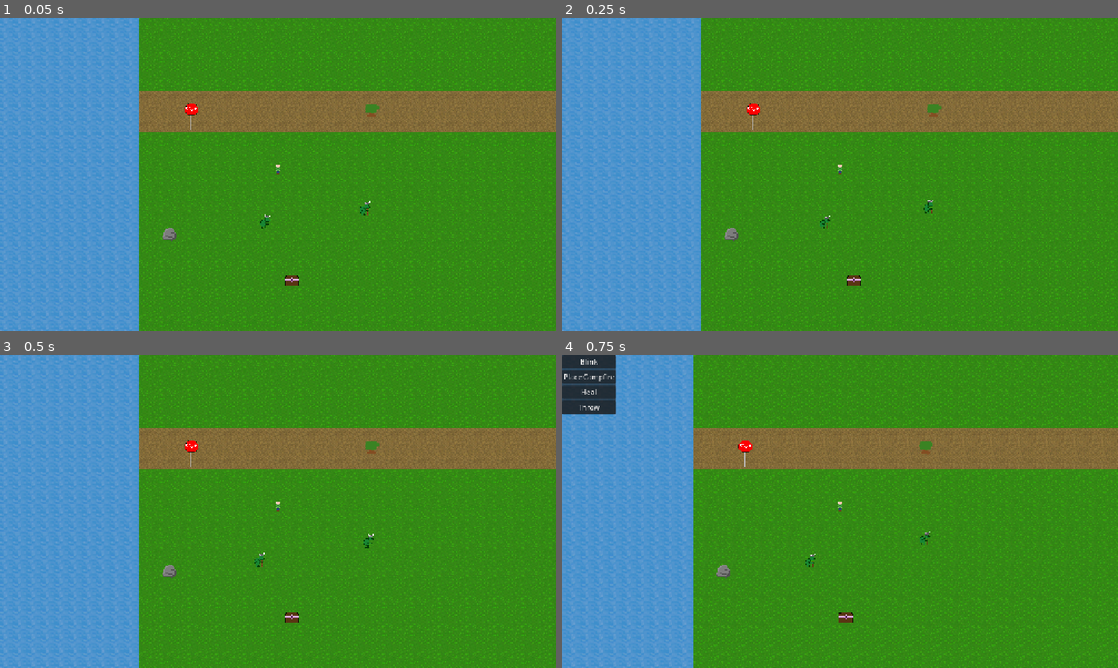
Above: before the commit, frames 1-4 (two rows, left to right).
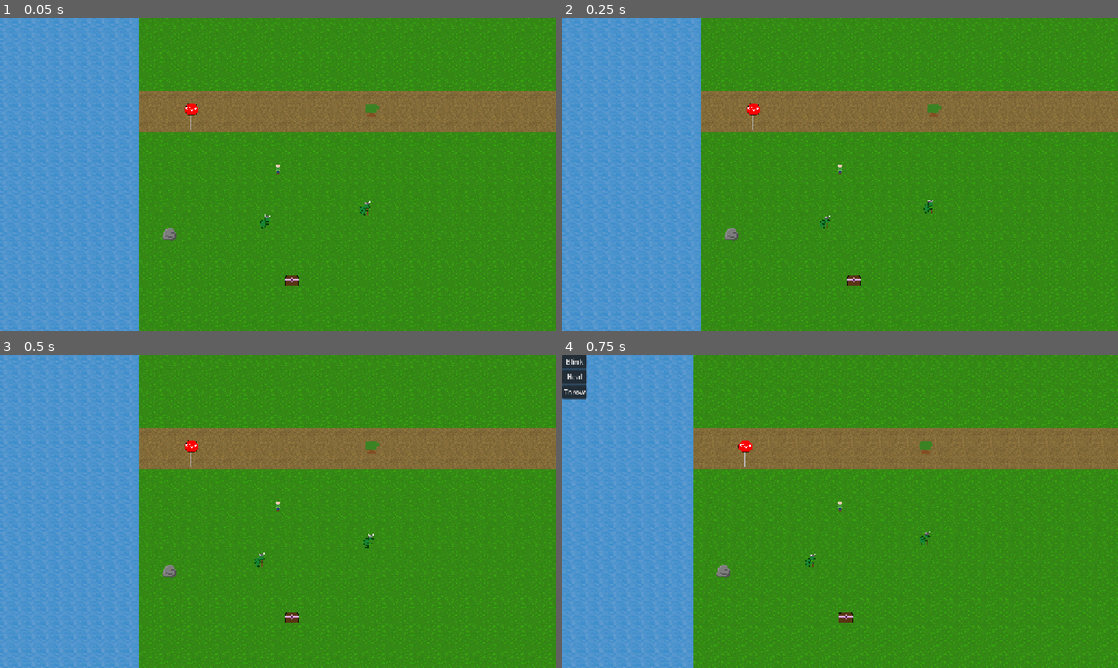
Above: after the commit, the same moments.

Repository: Drewpicus/2dPractice
Game: Godot game, scene res://Scenes/main.tscn
Two runs of this game, one before a commit and one after it. Both use one fixed random seed, a clock stepped at 60 frames per second and the inputs below. This scene is started directly instead of the project's main scene.
Inputs (mouse positions are in pixels of both pictures, inside the frame that each line leads up to):
- Up to frame 1 (0.05 s): no input
- Up to frame 2 (0.25 s): no input
- Up to frame 3 (0.5 s): no input
- Up to frame 4 (0.75 s): move the mouse to (962, 495) at 0.52 s; hold D (move_right) from 0.53 s (still down); hold E (abilities) from 0.53 s (still down)

Frames 1-3 are identical in both runs. In frame 4, 1.4% of the frame differs, in the area x 0-10%, y 0-20%.

Commit message:
ability grant component

Diff:
--- a/Data/Entities/player.json
+++ b/Data/Entities/player.json
@@ -63,7 +63,6 @@
 			"parameters": {
 				"ability_ids": [
 					"base:blink",
-					"base:place_campfire",
 					"base:heal",
 					"base:throw"
 				]
--- a/Data/Items/stick.json
+++ b/Data/Items/stick.json
@@ -12,6 +12,14 @@
 					"offhand"
 				]
 			}
+		},
+		{
+			"component_id": "base:ability_grant",
+			"parameters": {
+				"ability_ids": [
+					"base:place_campfire"
+				]
+			}
 		}
 	]
 }
--- a/Scripts/Abilities/place_campfire.gd
+++ b/Scripts/Abilities/place_campfire.gd
@@ -18,18 +18,6 @@
 		return false
 
 	if not use.has_target_position:
-		return false
-
-	var equipment := use.user.get_component(
-		&"base:equipment"
-	) as EquipmentComponent
-
-	if not equipment:
-		return false
-
-	if not equipment.has_equipped_item(
-		&"base:stick"
-	):
 		return false
 
 	var world := GameWorld.find_world(
--- a/Scripts/EntityComponents/ability_component.gd
+++ b/Scripts/EntityComponents/ability_component.gd
@@ -3,28 +3,96 @@
 
 @export var ability_ids: Array = []
 
+var _granted_abilities: Dictionary[StringName, Array] = {}
 
-func has_ability(ability_id: StringName) -> bool:
+
+func has_ability(
+	ability_id: StringName
+) -> bool:
 	for id in ability_ids:
 		if StringName(id) == ability_id:
 			return true
 
-	return false
+	if not _granted_abilities.has(ability_id):
+		return false
+
+	return not _granted_abilities[
+		ability_id
+	].is_empty()
 
 
-func get_ability(ability_id: StringName) -> Ability:
+func grant_ability(
+	ability_id: StringName,
+	source: Variant
+) -> void:
+	if source == null:
+		return
+
+	if not _granted_abilities.has(ability_id):
+		_granted_abilities[ability_id] = []
+
+	var sources: Array = _granted_abilities[
+		ability_id
+	]
+
+	if source not in sources:
+		sources.append(source)
+
+
+func revoke_ability(
+	ability_id: StringName,
+	source: Variant
+) -> void:
+	if not _granted_abilities.has(ability_id):
+		return
+
+	var sources: Array = _granted_abilities[
+		ability_id
+	]
+
+	sources.erase(source)
+
+	if sources.is_empty():
+		_granted_abilities.erase(
+			ability_id
+		)
+
+
+func get_ability(
+	ability_id: StringName
+) -> Ability:
 	if not has_ability(ability_id):
 		return null
 
-	return AbilityRegistry.create_ability(ability_id)
+	return AbilityRegistry.create_ability(
+		ability_id
+	)
 
 
 func get_abilities() -> Array[Ability]:
 	var result: Array[Ability] = []
+	var ids: Array[StringName] = []
 
 	for id in ability_ids:
-		var ability := AbilityRegistry.create_ability(
-			StringName(id)
+		var ability_id := StringName(id)
+
+		if ability_id not in ids:
+			ids.append(ability_id)
+
+	for ability_id in _granted_abilities:
+		if (
+			not _granted_abilities[
+				ability_id
+			].is_empty()
+			and ability_id not in ids
+		):
+			ids.append(ability_id)
+
+	for ability_id in ids:
+		var ability := (
+			AbilityRegistry.create_ability(
+				ability_id
+			)
 		)
 
 		if ability:
--- /dev/null
+++ b/Scripts/ItemComponents/ability_grant_item_component.gd
@@ -0,0 +1,44 @@
+extends ItemComponent
+class_name AbilityGrantItemComponent
+
+@export var ability_ids: Array = []
+
+
+func _init() -> void:
+	component_id = &"base:ability_grant"
+
+
+func on_equipped(
+	wearer: Entity,
+	_slot: StringName
+) -> void:
+	var abilities := wearer.get_component(
+		&"base:ability"
+	) as AbilityComponent
+
+	if not abilities:
+		return
+
+	for id in ability_ids:
+		abilities.grant_ability(
+			StringName(id),
+			self
+		)
+
+
+func on_unequipped(
+	wearer: Entity,
+	_slot: StringName
+) -> void:
+	var abilities := wearer.get_component(
+		&"base:ability"
+	) as AbilityComponent
+
+	if not abilities:
+		return
+
+	for id in ability_ids:
+		abilities.revoke_ability(
+			StringName(id),
+			self
+		)
--- a/Scripts/Reference/item_component_registry.gd
+++ b/Scripts/Reference/item_component_registry.gd
@@ -4,6 +4,7 @@
 const COMPONENT_SCRIPTS: Dictionary = {
 	&"base:equippable": preload("res://Scripts/ItemComponents/equippable_item_component.gd"),
 	&"base:weapon": preload("res://Scripts/ItemComponents/weapon_item_component.gd"),
+	&"base:ability_grant": preload("res://Scripts/ItemComponents/ability_grant_item_component.gd"),
 }
 
 static func get_component_resource(component_name: StringName) -> ItemComponent:
Not shown, added: Scripts/ItemComponents/ability_grant_item_component.gd.uid
